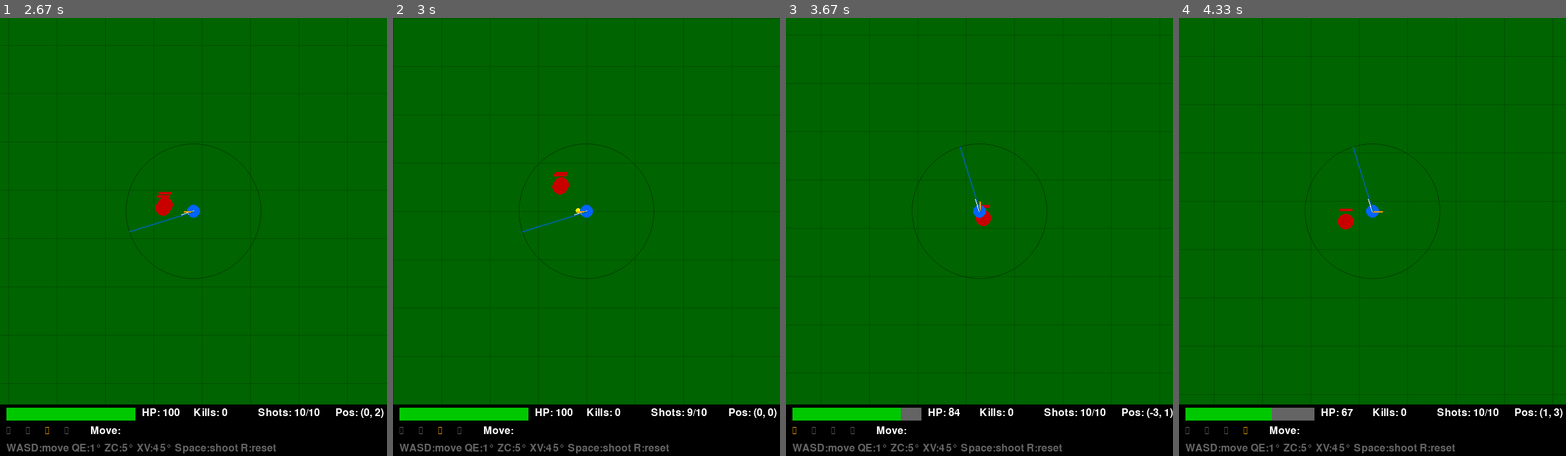
Above: before the commit, frames 1-4 (left to right).
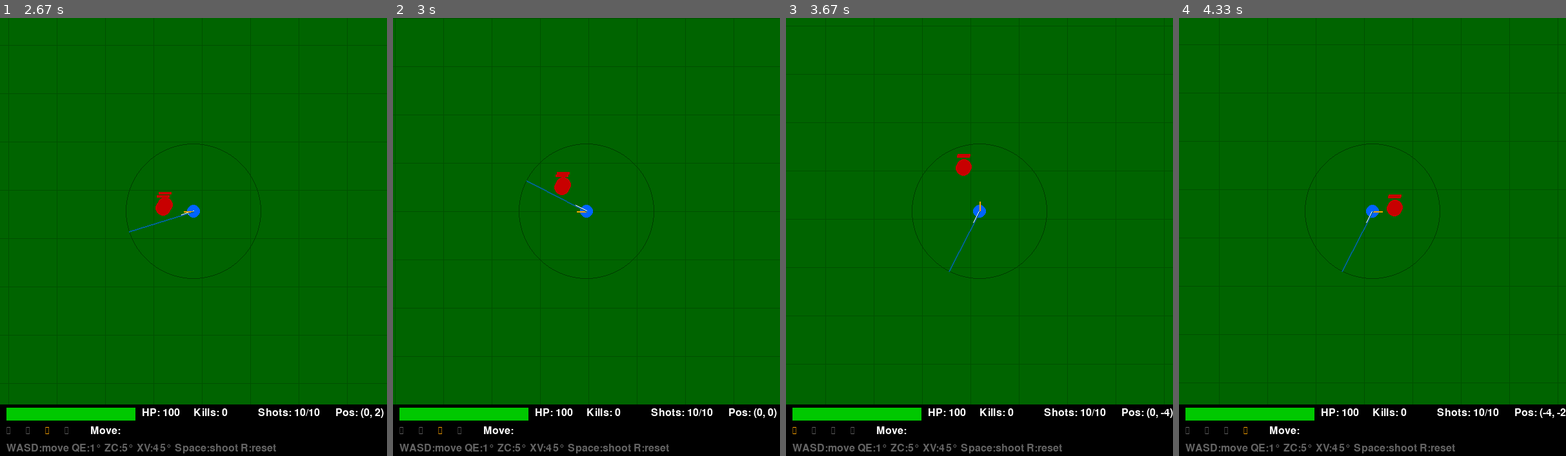
Above: after the commit, the same moments.

Repository: H4sh3/acceleration
Game: pygame game, started from play_zombie.py
Two runs of this game, one before a commit and one after it. Both use one fixed random seed, a clock stepped at 60 frames per second and the inputs below.
Inputs:
- Up to frame 1 (2.67 s): hold Right 0.33-0.8 s; hold Up 0.83-1.13 s; tap Space at 0.9, 1.23, 1.53, 1.73, 2.03, 2.3, 2.63 s; tap Z at 0.98, 2.38 s; hold Right 1.17-1.63 s; tap E at 1.32 s; hold Left 1.67-2.2 s; hold Down 2.23-2.53 s; hold Left from 2.57 s (still down)
- Up to frame 2 (3 s): tap E at 2.72 s; tap Space at 2.93 s; release Left at 2.97 s
- Up to frame 3 (3.67 s): tap V at 3 s; hold Up from 3.33 s (still down); tap Space at 3.4 s; tap Z at 3.48 s
- Up to frame 4 (4.33 s): release Up at 3.7 s; hold Right from 3.73 s (still down); tap Space at 3.8, 4.1 s; tap E at 3.88 s

Frame 1 is identical in both runs. In frame 2, 0.3% of the frame differs, in the area x 33-83%, y 35-91%; in frame 3, 0.6%; in frame 4, 0.8%, in the area x 24-100%, y 29-92%.

Commit message:
add skill system with movement speed and damage upgrades, scaling zombie health per kill, and expanded observation space to 18 dims per agent

Diff:
--- a/render.py
+++ b/render.py
@@ -84,6 +84,9 @@
 
         # Current agent position for camera
         self.agent_pos = np.array([0.0, 0.0])
+
+        # Skill info for HUD
+        self.skill_info = None
 
         # State history for replay
         self.history = []
@@ -111,7 +114,15 @@
         sy = int(self.game_height / 2 - rel_y * self.scale)  # Flip Y axis
         return sx, sy
 
-    def record_state(self, agent, zombies, shots=None, obs=None, kills=0):
+    def set_skill_info(self, skill_points, move_speed_level, damage_level):
+        """Set skill info for HUD display."""
+        self.skill_info = {
+            'points': skill_points,
+            'speed': move_speed_level,
+            'damage': damage_level
+        }
+
+    def record_state(self, agent, zombies, shots=None, obs=None, kills=0, skill_info=None):
         """Record current state for replay."""
         agent_snapshot = {
             "pos": agent["pos"].copy(),
@@ -151,7 +162,8 @@
             "zombies": zombie_snapshot,
             "shots": shot_snapshot,
             "obs": obs.copy() if obs is not None else None,
-            "kills": kills
+            "kills": kills,
+            "skill_info": skill_info.copy() if skill_info else None
         })
 
     def clear_history(self):
@@ -309,6 +321,11 @@
         pos_text = self.font.render(f"Pos: ({int(agent['pos'][0])}, {int(agent['pos'][1])})", True, BLACK)
         self.screen.blit(pos_text, (10, 90))
 
+        # Skill info (if available from env)
+        if hasattr(self, 'skill_info') and self.skill_info:
+            skill_text = self.font.render(f"SP: {self.skill_info['points']} | Spd: {self.skill_info['speed']} | Dmg: {self.skill_info['damage']}", True, BLACK)
+            self.screen.blit(skill_text, (10, 110))
+
         # Draw observation panel
         if self.show_obs and self.current_obs is not None:
             self._render_obs_panel()
@@ -330,8 +347,8 @@
 
         # Get latest frame from stacked observation
         obs = self.current_obs.flatten()
-        agent_obs_dim = 14  # 1 health + 2 zombies x 4 + 1 shots + 4 move toggles
-        total_obs_dim = agent_obs_dim * 2  # 28 for zombie env (duplicated)
+        agent_obs_dim = 18  # 1 health + 2 zombies x 4 + 1 shots + 4 move toggles + 4 skill
+        total_obs_dim = agent_obs_dim * 2  # 36 for zombie env (duplicated)
 
         if len(obs) >= total_obs_dim * 4:
             # Get last frame from stacked obs
@@ -378,10 +395,20 @@
         # Movement toggles (10-13)
         if len(agent_obs) >= 14:
             y = self._draw_obs_section(panel_x, y, "Movement", [
-                ("up", agent_obs[10]),
-                ("down", agent_obs[11]),
-                ("left", agent_obs[12]),
-                ("right", agent_obs[13]),
+                ("forward", agent_obs[10]),
+                ("backward", agent_obs[11]),
+                ("strafe_L", agent_obs[12]),
+                ("strafe_R", agent_obs[13]),
+            ])
+
+        # Skill system (14-17)
+        if len(agent_obs) >= 18:
+            can_skill = "YES" if agent_obs[14] > 0.5 else "NO"
+            y = self._draw_obs_section(panel_x, y, f"Skills (can skill: {can_skill})", [
+                ("can_skill", agent_obs[14]),
+                ("move_spd", agent_obs[15]),
+                ("damage", agent_obs[16]),
+                ("total", agent_obs[17]),
             ])
 
     def _draw_obs_section(self, panel_x, y, title, items):
@@ -467,6 +494,8 @@
         for i, state in enumerate(self.history):
             if state.get("obs") is not None:
                 self.current_obs = state["obs"]
+            if state.get("skill_info") is not None:
+                self.skill_info = state["skill_info"]
             if not self.render_frame(
                 state["agent"],
                 state["zombies"],
@@ -528,12 +557,15 @@
         # Run simulation
         obs = env.reset()
         renderer.set_observation(obs)
+        skill_info = {'points': unwrapped.skill_points, 'speed': unwrapped.move_speed_level, 'damage': unwrapped.damage_level}
+        renderer.set_skill_info(unwrapped.skill_points, unwrapped.move_speed_level, unwrapped.damage_level)
         renderer.record_state(
             unwrapped.agent,
             unwrapped.zombies,
             unwrapped.projectiles,
             obs,
-            kills=unwrapped.kills
+            kills=unwrapped.kills,
+            skill_info=skill_info
         )
 
         kills = 0
@@ -547,12 +579,15 @@
             terminated = done[0]
 
             renderer.set_observation(obs)
+            skill_info = {'points': unwrapped.skill_points, 'speed': unwrapped.move_speed_level, 'damage': unwrapped.damage_level}
+            renderer.set_skill_info(unwrapped.skill_points, unwrapped.move_speed_level, unwrapped.damage_level)
             renderer.record_state(
                 unwrapped.agent,
                 unwrapped.zombies,
                 unwrapped.projectiles,
                 obs,
-                kills=unwrapped.kills
+                kills=unwrapped.kills,
+                skill_info=skill_info
             )
 
             if terminated:
--- a/worms_3d_gym/envs/zombie_env.py
+++ b/worms_3d_gym/envs/zombie_env.py
@@ -19,7 +19,9 @@
 RAY_MAX_RANGE = 10.0
 
 ZOMBIE_SPEED = 0.15
-ZOMBIE_HEALTH = 50
+ZOMBIE_BASE_HEALTH = 50
+ZOMBIE_HEALTH_SCALE = 1.5  # Multiplier per kill
+ZOMBIE_MAX_HEALTH = 1000  # Cap for zombie health
 ZOMBIE_DAMAGE = 10
 ZOMBIE_ATTACK_RANGE = 1.5
 
@@ -31,8 +33,11 @@
 PROJECTILE_MAX_RANGE = 7.0
 MAX_PROJECTILES = 10
 
-# Observation: 1 health + 2 zombies x 4 + 1 shots + 4 move toggles = 14
-OBS_DIM = 14
+# Observation: 1 health + 2 zombies x 4 + 1 shots + 4 move toggles + 1 can_skill + 1 move_speed_level + 1 damage_level + 1 total_skilled = 18
+OBS_DIM = 18
+
+# Skill system
+MAX_SKILL_LEVEL = 10  # Max level per skill
 
 # Spawn distance for zombies (relative to agent) - just outside aiming range
 ZOMBIE_SPAWN_DIST_MIN = 8.0   # Just outside PROJECTILE_MAX_RANGE (7.0)
@@ -85,8 +90,9 @@
 # Observation
 # =============================================================================
 def compute_observation(agent_pos, agent_angle, agent_health,
-                        zombie_positions, num_active_projectiles, move_toggles=None):
-    """Compute 14-dim observation for infinite world.
+                        zombie_positions, num_active_projectiles, move_toggles=None,
+                        skill_points=0, move_speed_level=0, damage_level=0):
+    """Compute 18-dim observation for infinite world.
 
     Indices:
         0: Health (normalized 0-1)
@@ -94,6 +100,10 @@
         5-8: Zombie 2 (next closest): cos_delta, sin_delta, dist_normalized, in_range
         9: Shots remaining (normalized 0-1)
         10-13: Movement toggles (forward, backward, strafe left, strafe right)
+        14: Can skill (1.0 if skill_points > 0, else 0.0)
+        15: Move speed level (normalized 0-1, max 10)
+        16: Damage level (normalized 0-1, max 10)
+        17: Total skilled (normalized 0-1, total points spent / max possible)
     """
     if move_toggles is None:
         move_toggles = [False, False, False, False]
@@ -137,6 +147,12 @@
     for i, active in enumerate(move_toggles):
         obs[10 + i] = 1.0 if active else 0.0
 
+    # Skill system
+    obs[14] = 1.0 if skill_points > 0 else 0.0  # Can skill
+    obs[15] = move_speed_level / MAX_SKILL_LEVEL  # Move speed level (max 10)
+    obs[16] = damage_level / MAX_SKILL_LEVEL  # Damage level (max 10)
+    obs[17] = (move_speed_level + damage_level) / (2 * MAX_SKILL_LEVEL)  # Total skilled (0-1)
+
     return obs
 
 
@@ -151,11 +167,14 @@
     # Actions (discrete):
     # 0: noop
     # 1-4: set move direction (forward, backward, strafe left, strafe right)
-    # 5-6: fine rotate (±1°)
-    # 7-8: less fine rotate (±5°)
-    # 9-10: coarse rotate (±45°)
-    # 11: shoot
-    N_ACTIONS = 12
+    # 5: stop moving
+    # 6-7: fine rotate (±1°)
+    # 8-9: less fine rotate (±5°)
+    # 10-11: coarse rotate (±45°)
+    # 12: shoot
+    # 13: skill movement speed
+    # 14: skill damage
+    N_ACTIONS = 15
 
     def __init__(self, render_mode=None):
         super().__init__()
@@ -170,8 +189,12 @@
 
         self.zombies = []
         self.kills = 0
-        # Movement toggles: [up, down, left, right]
+        # Movement toggles: [forward, backward, strafe left, strafe right]
         self.move_toggles = [False, False, False, False]
+        # Skill system
+        self.skill_points = 0
+        self.move_speed_level = 0
+        self.damage_level = 0
 
     def _random_spawn_pos(self):
         """Get a random spawn position - agent starts at origin."""
@@ -201,6 +224,10 @@
         self.projectiles = []
         self.spawn_edge_index = 0
         self.move_toggles = [False, False, False, False]
+        self.skill_points = 0
+        self.move_speed_level = 0
+        self.damage_level = 0
+        self.zombie_health = ZOMBIE_BASE_HEALTH
 
         for _ in range(2):
             self._spawn_zombie()
@@ -228,7 +255,7 @@
             "id": len(self.zombies),
             "team": 1,
             "pos": np.array([float(x), float(y)]),
-            "health": ZOMBIE_HEALTH,
+            "health": self.zombie_health,
             "angle": 0.0,
             "alive": True
         })
@@ -264,19 +291,21 @@
             self.move_toggles = [False, False, True, False]
         elif action == 4:  # Strafe right
             self.move_toggles = [False, False, False, True]
-        elif action == 5:  # Fine rotate left
+        elif action == 5:  # Stop moving
+            self.move_toggles = [False, False, False, False]
+        elif action == 6:  # Fine rotate left
             agent["angle"] += ROTATE_FINE
-        elif action == 6:  # Fine rotate right
+        elif action == 7:  # Fine rotate right
             agent["angle"] -= ROTATE_FINE
-        elif action == 7:  # Less fine rotate left
+        elif action == 8:  # Less fine rotate left
             agent["angle"] += ROTATE_LESS_FINE
-        elif action == 8:  # Less fine rotate right
+        elif action == 9:  # Less fine rotate right
             agent["angle"] -= ROTATE_LESS_FINE
-        elif action == 9:  # Coarse rotate left
+        elif action == 10:  # Coarse rotate left
             agent["angle"] += ROTATE_COARSE
-        elif action == 10:  # Coarse rotate right
+        elif action == 11:  # Coarse rotate right
             agent["angle"] -= ROTATE_COARSE
-        elif action == 11:  # Shoot
+        elif action == 12:  # Shoot
             if len(self.projectiles) < MAX_PROJECTILES:
                 dx = math.cos(agent["angle"])
                 dy = math.sin(agent["angle"])
@@ -286,22 +315,32 @@
                     "active": True,
                     "distance_traveled": 0.0
                 })
+        elif action == 13:  # Skill movement speed
+            if self.skill_points > 0 and self.move_speed_level < MAX_SKILL_LEVEL:
+                self.skill_points -= 1
+                self.move_speed_level += 1
+        elif action == 14:  # Skill damage
+            if self.skill_points > 0 and self.damage_level < MAX_SKILL_LEVEL:
+                self.skill_points -= 1
+                self.damage_level += 1
 
         # Apply continuous movement from toggles (relative to agent facing)
+        # Movement speed scales with level: base + 20% per level
+        current_move_step = MOVE_STEP * (1.0 + 0.2 * self.move_speed_level)
         angle = agent["angle"]
         cos_a, sin_a = math.cos(angle), math.sin(angle)
         if self.move_toggles[0]:  # Forward
-            agent["pos"][0] += cos_a * MOVE_STEP
-            agent["pos"][1] += sin_a * MOVE_STEP
+            agent["pos"][0] += cos_a * current_move_step
+            agent["pos"][1] += sin_a * current_move_step
         if self.move_toggles[1]:  # Backward
-            agent["pos"][0] -= cos_a * MOVE_STEP
-            agent["pos"][1] -= sin_a * MOVE_STEP
+            agent["pos"][0] -= cos_a * current_move_step
+            agent["pos"][1] -= sin_a * current_move_step
         if self.move_toggles[2]:  # Strafe left (perpendicular, +90°)
-            agent["pos"][0] -= sin_a * MOVE_STEP
-            agent["pos"][1] += cos_a * MOVE_STEP
+            agent["pos"][0] -= sin_a * current_move_step
+            agent["pos"][1] += cos_a * current_move_step
         if self.move_toggles[3]:  # Strafe right (perpendicular, -90°)
-            agent["pos"][0] += sin_a * MOVE_STEP
-            agent["pos"][1] -= cos_a * MOVE_STEP
+            agent["pos"][0] += sin_a * current_move_step
+            agent["pos"][1] -= cos_a * current_move_step
 
         if agent["dash_cooldown"] > 0:
             agent["dash_cooldown"] -= 1
@@ -391,14 +430,18 @@
                     continue
 
                 if np.linalg.norm(proj["pos"] - zombie["pos"]) < PROJECTILE_RADIUS + 0.5:
-                    zombie["health"] -= PROJECTILE_DAMAGE
+                    # Damage scales with level: base + 20% per level
+                    current_damage = PROJECTILE_DAMAGE * (1.0 + 0.5 * self.damage_level)
+                    zombie["health"] -= current_damage
                     self.hit_enemy = 1.0
-                    reward += PROJECTILE_DAMAGE
+                    reward += current_damage
                     proj["active"] = False
 
                     if zombie["health"] <= 0:
                         zombie["alive"] = False
                         self.kills += 1
+                        self.skill_points += 1  # Award skill point on kill
+                        self.zombie_health = min(self.zombie_health * ZOMBIE_HEALTH_SCALE, ZOMBIE_MAX_HEALTH)
                         reward += 100
                     break
 
@@ -420,7 +463,8 @@
 
         obs = compute_observation(
             self.agent["pos"], self.agent["angle"], self.agent["health"],
-            zombie_positions, len(self.projectiles), self.move_toggles
+            zombie_positions, len(self.projectiles), self.move_toggles,
+            self.skill_points, self.move_speed_level, self.damage_level
         )
         return np.concatenate([obs, obs])
 
